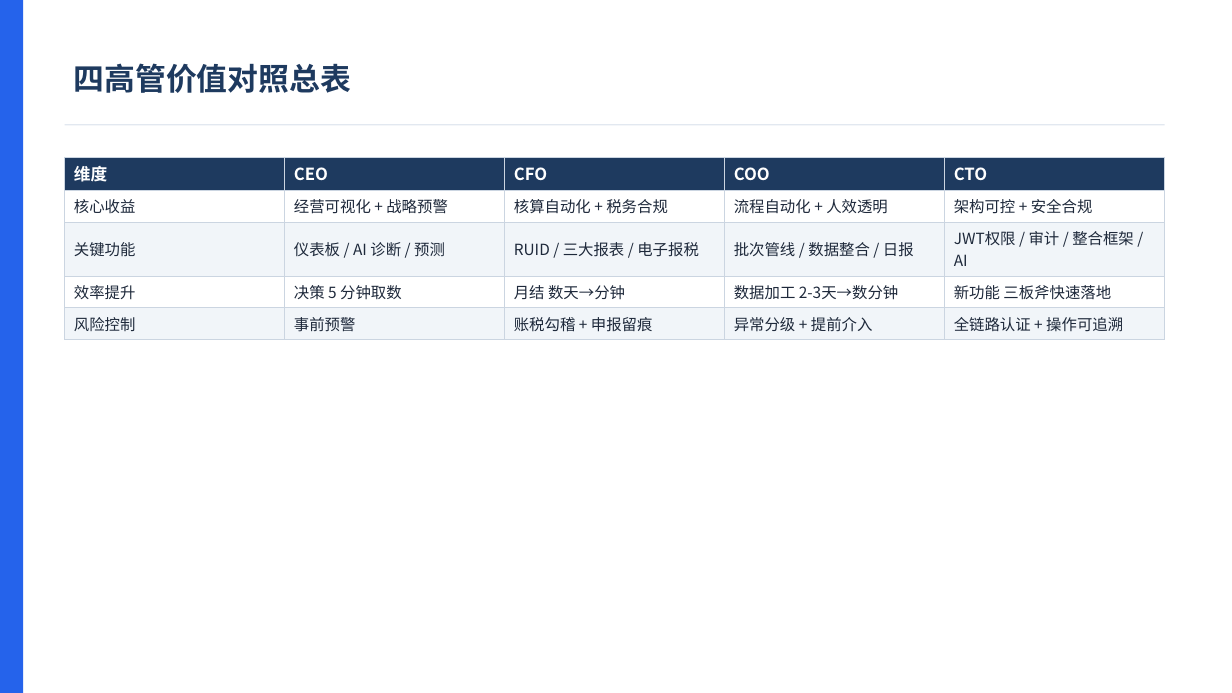
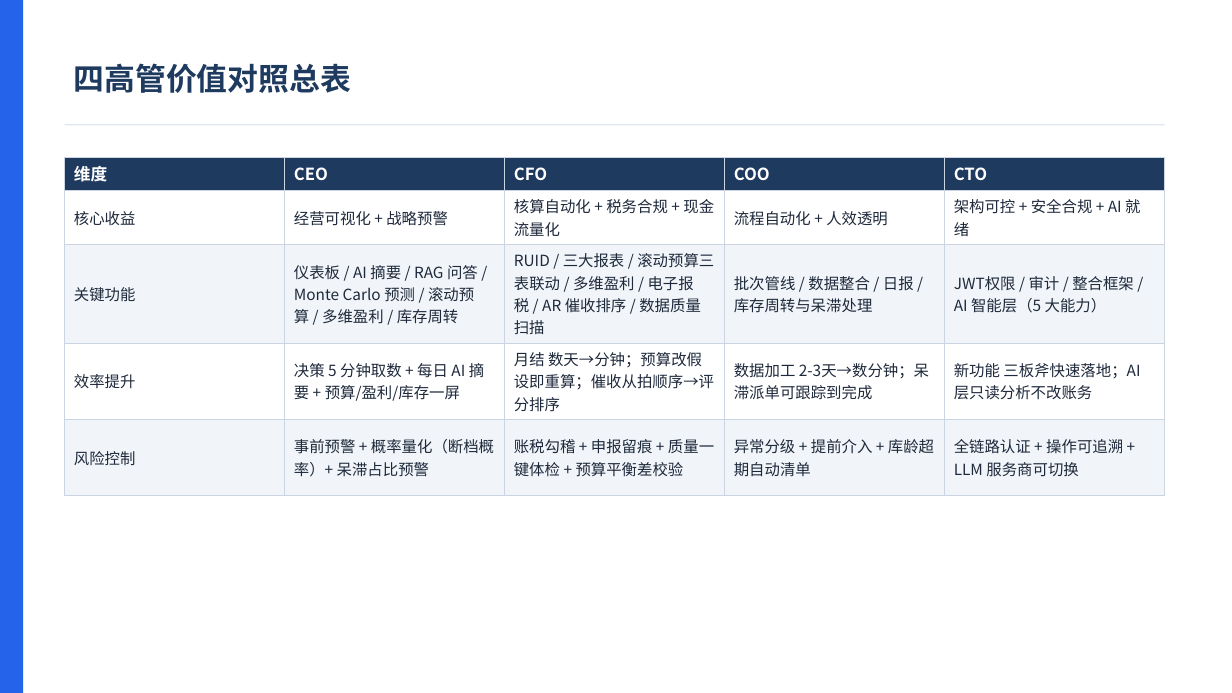
Before and after one commit to rocky1953/ERMM-finance-system, a slide deck: slide 38 of docs/ERMM_高管價值簡報_CEO_CFO_COO_CTO.pptx (slide 37 before the commit). Drawn at 1232x693 pixels with LibreOffice and Linux fonts; fonts in the diff are those of the drawing. Boxes give left, top, right and bottom in pixels: in the first picture for what was removed or moved away, otherwise in the second. Text is boxed around its words. In the diff, an @@ line names an element or a change of style, - is before the commit and + after.

Commit message:
docs: 同步系统手册、角色操作手册、架构图与高管简报

```diff
--- a/docs/ERMM_高管價值簡報_CEO_CFO_COO_CTO.pptx
+++ b/docs/ERMM_高管價值簡報_CEO_CFO_COO_CTO.pptx
@@ table at (65, 157, 1165, 481) @@
-row 2, column 3: 核算自动化 + 税务合规
+row 2, column 3: 核算自动化 + 税务合规 + 现金流量化
-row 2, column 5: 架构可控 + 安全合规
+row 2, column 5: 架构可控 + 安全合规 + AI 就绪
-row 3: 关键功能 | 仪表板 / AI 诊断 / 预测 | RUID / 三大报表 / 电子报税 | 批次管线 / 数据整合 / 日报 | JWT权限 / 审计 / 整合框架 / AI
+row 3: 关键功能 | 仪表板 / AI 摘要 / RAG 问答 / Monte Carlo 预测 / 滚动预算 / 多维盈利 / 库存周转 | RUID / 三大报表 / 滚动预算三表联动 / 多维盈利 / 电子报税 / AR 催收排序 / 数据质量扫描 | 批次管线 / 数据整合 / 日报 / 库存周转与呆滞处理 | JWT权限 / 审计 / 整合框架 / AI 智能层（5 大能力）
-row 4: 效率提升 | 决策 5 分钟取数 | 月结 数天→分钟 | 数据加工 2-3天→数分钟 | 新功能 三板斧快速落地
+row 4: 效率提升 | 决策 5 分钟取数 + 每日 AI 摘要 + 预算/盈利/库存一屏 | 月结 数天→分钟；预算改假设即重算；催收从拍顺序→评分排序 | 数据加工 2-3天→数分钟；呆滞派单可跟踪到完成 | 新功能 三板斧快速落地；AI 层只读分析不改账务
-row 5: 风险控制 | 事前预警 | 账税勾稽 + 申报留痕 | 异常分级 + 提前介入 | 全链路认证 + 操作可追溯
+row 5: 风险控制 | 事前预警 + 概率量化（断档概率）+ 呆滞占比预警 | 账税勾稽 + 申报留痕 + 质量一键体检 + 预算平衡差校验 | 异常分级 + 提前介入 + 库龄超期自动清单 | 全链路认证 + 操作可追溯 + LLM 服务商可切换
```
Also in this commit, not shown: 33 other slides changed, 1 slide added, 28 other files.
